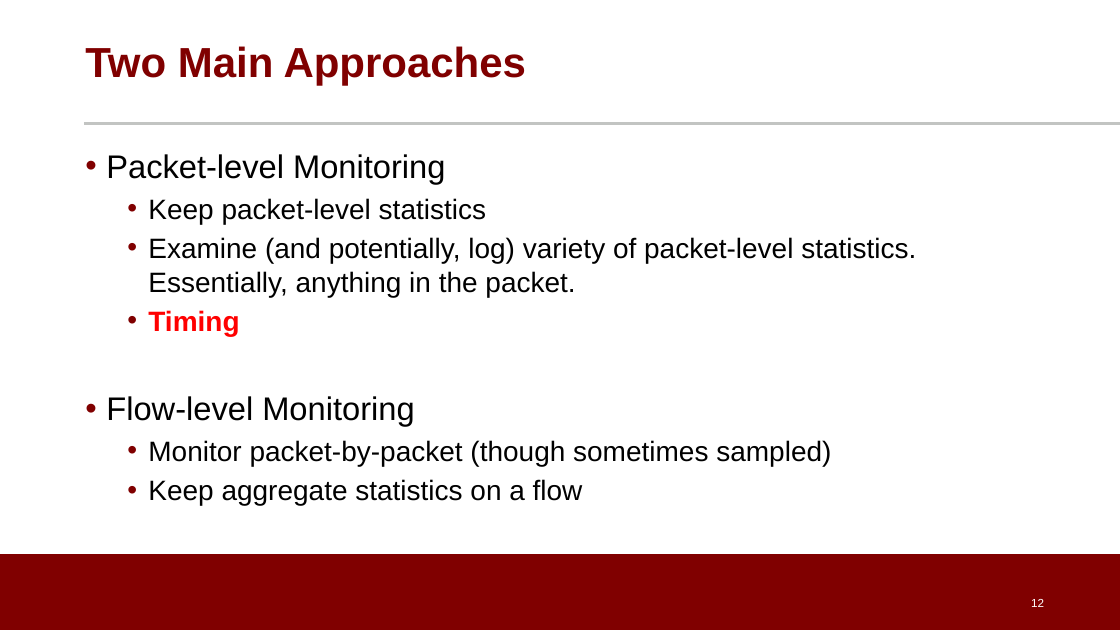
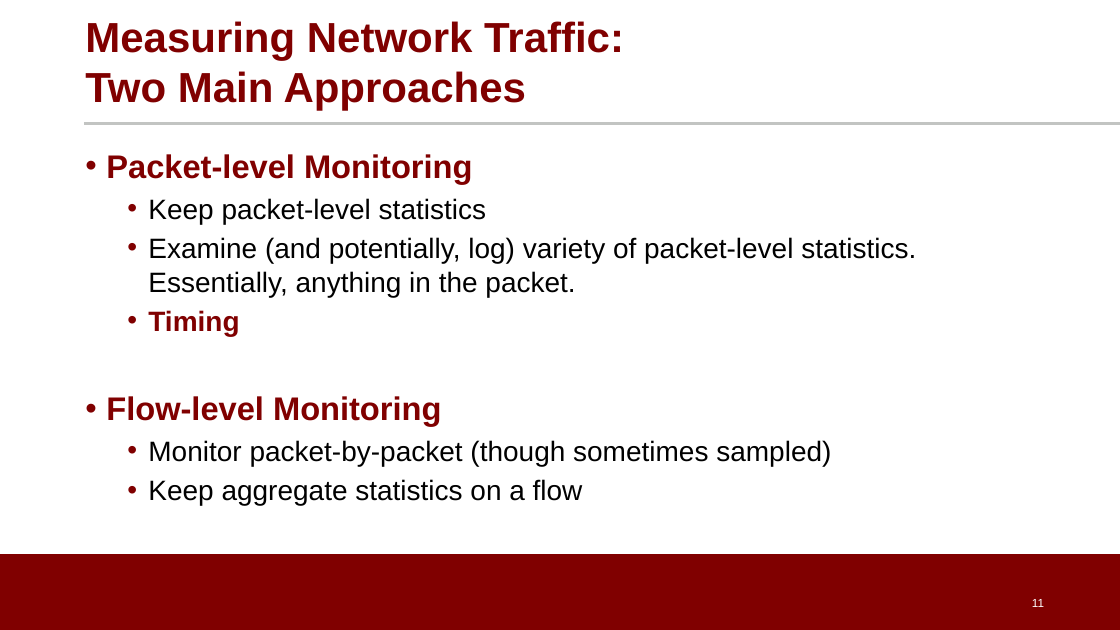
Before and after one commit to noise-lab/ML-Cybersecurity, a slide deck: slide 11 of module-2/ppt/2.2-Measurement.pptx (slide 12 before the commit). Drawn at 1120x630 pixels with LibreOffice and Linux fonts; fonts in the diff are those of the drawing; background and template pictures are left out. Boxes give left, top, right and bottom in pixels: in the first picture for what was removed or moved away, otherwise in the second. Text is boxed around its words. In the diff, an @@ line names an element or a change of style, - is before the commit and + after.

```diff
--- a/module-2/ppt/2.2-Measurement.pptx
+++ b/module-2/ppt/2.2-Measurement.pptx
@@ title at (x1=85, y1=21, x2=624, y2=111): text changed @@
-Two Main Approaches
+Measuring Network Traffic:
+Two Main Approaches
@@ text at (x1=106, y1=154, x2=472, y2=426): text colour #000000 to #800000, bold on in "Packet-level Monitoring", "Flow-level Monitoring"; text colour #FF0000 to #800000 in "Timing" @@
@@ page number at (x1=1032, y1=599, x2=1044, y2=607): text changed @@
-12
+11
```
Also in this commit, not shown: 8 other slides changed, 1 slide added, 3 slides removed, 5 other files.
